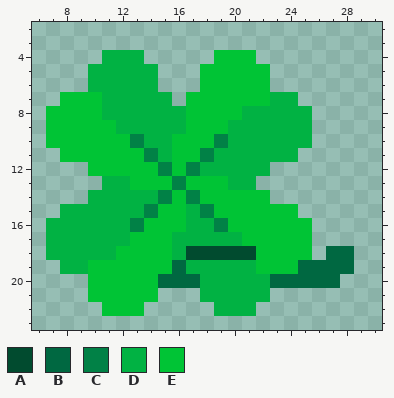
Two versions of one pixel-art sprite, packages/nouns-img-permutator/assets/layer-3/head-clover.png. The first picture shows the starting point.
The file is 32x32 pixels. Shown: x 6..30, y 2..23.
Palette (. is transparent): A #014b2f  B #006841  C #018146  D #01b243  E #00c435
Now the later version:
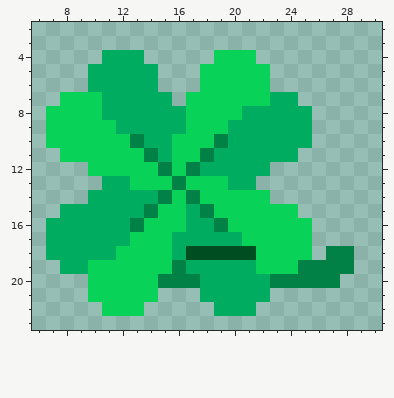
The exact change:
colour A: #014b2f -> #004d22
colour D: #01b243 -> #00ac60
colour E: #00c435 -> #09d258
Changed rows in their new state; - is a pixel that keeps its letter.
first column x 15:
18 ------------CC
19 -C--------CCCC
20 CCC-----CCCCC-
Changed places in both pictures, as pixel boxes (x1, y1, x2, y2):
changed: (46, 50, 354, 316)
